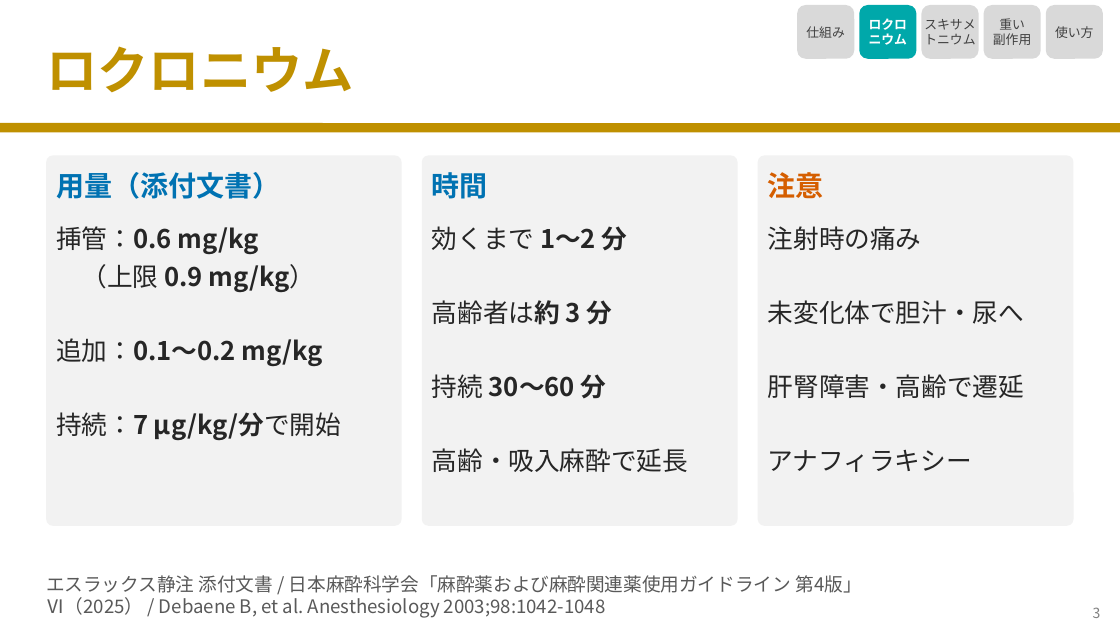
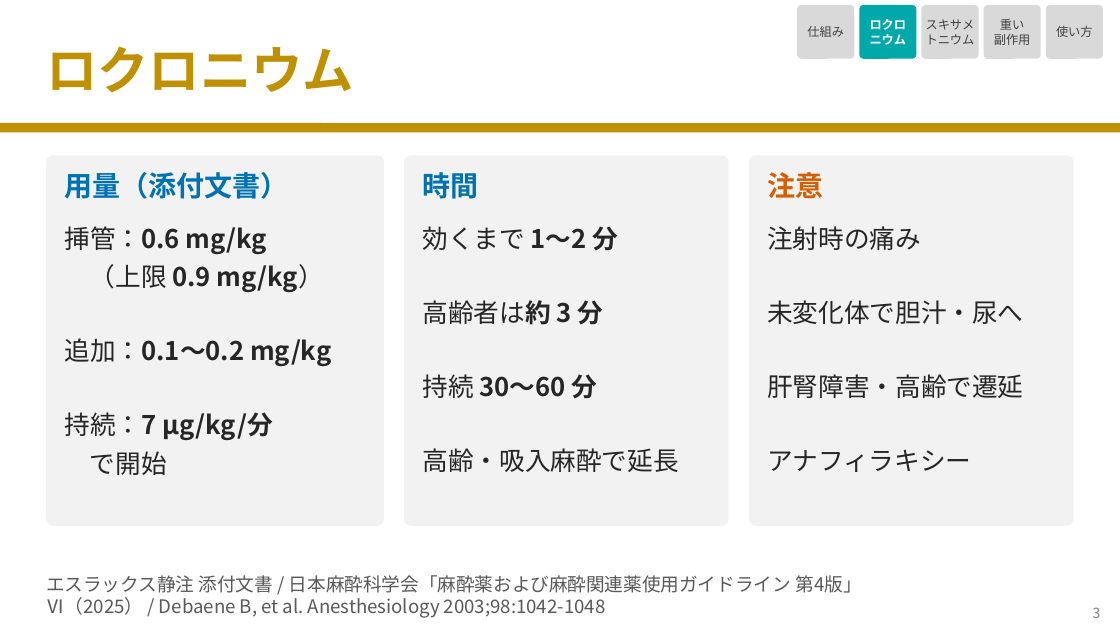
Before and after one commit to nobumitsu-3141/Anes-lecture, a slide deck: slide 4 of slides/3-5_neuromuscular_blockers/3-5_neuromuscular_blockers.pptx. Drawn at 1120x630 pixels with LibreOffice and Linux fonts; fonts in the diff are those of the drawing. Boxes give left, top, right and bottom in pixels: in the first picture for what was removed or moved away, otherwise in the second. Text is boxed around its words. In the diff, an @@ line names an element or a change of style, - is before the commit and + after.

```diff
--- a/slides/3-5_neuromuscular_blockers/3-5_neuromuscular_blockers.pptx
+++ b/slides/3-5_neuromuscular_blockers/3-5_neuromuscular_blockers.pptx
@@ size 11 to 10.5 pt; proportions changed in 5 elements at [797, 5, 854, 59], [860, 5, 917, 59], [922, 5, 979, 59], [984, 5, 1041, 59], [1046, 5, 1103, 59] @@
@@ rounded rectangle: place and size @@
-rounded rectangle at [46, 155, 402, 526]
+rounded rectangle at [46, 155, 384, 526]
@@ rounded rectangle at [46, 155, 384, 526]: proportions changed @@
@@ text "用量（添付文書）": place and size @@
-text "用量（添付文書）" at [56, 172, 280, 199]
+text "用量（添付文書）" at [65, 172, 289, 199]
@@ rounded rectangle: place and size @@
-rounded rectangle at [422, 155, 738, 526]
+rounded rectangle at [404, 155, 728, 526]
@@ text "時間": place and size @@
-text "時間" at [432, 172, 488, 199]
+text "時間" at [423, 172, 479, 199]
@@ text "挿管：0.6 mg/kg": place and size @@
-text "挿管：0.6 mg/kg" at [56, 226, 258, 254]
+text "挿管：0.6 mg/kg" at [65, 226, 267, 254]
@@ text "効くまで 1〜2 分": place and size @@
-text "効くまで 1〜2 分" at [432, 226, 628, 251]
+text "効くまで 1〜2 分" at [423, 226, 618, 251]
@@ text "（上限 0.9 mg/kg）": place and size @@
-text "（上限 0.9 mg/kg）" at [81, 264, 315, 292]
+text "（上限 0.9 mg/kg）" at [90, 264, 324, 292]
@@ text "高齢者は約 3 分": place and size @@
-text "高齢者は約 3 分" at [432, 300, 613, 325]
+text "高齢者は約 3 分" at [423, 300, 603, 325]
@@ text "追加：0.1〜0.2 mg/kg": place and size @@
-text "追加：0.1〜0.2 mg/kg" at [56, 338, 323, 366]
+text "追加：0.1〜0.2 mg/kg" at [65, 338, 331, 366]
@@ text "持続 30〜60 分": place and size @@
-text "持続 30〜60 分" at [432, 374, 607, 399]
+text "持続 30〜60 分" at [423, 374, 597, 399]
@@ text at [65, 412, 272, 440]: text changed @@
-持続：7 μg/kg/分で開始
+持続：7 μg/kg/分
@@ text "高齢・吸入麻酔で延長": place and size @@
-text "高齢・吸入麻酔で延長" at [432, 448, 688, 472]
+text "高齢・吸入麻酔で延長" at [423, 448, 679, 472]
@@ text added at [90, 451, 167, 475], 22 pt, text #262626 @@
+で開始
```
Also in this commit, not shown: 8 other slides changed, 7 other files.
